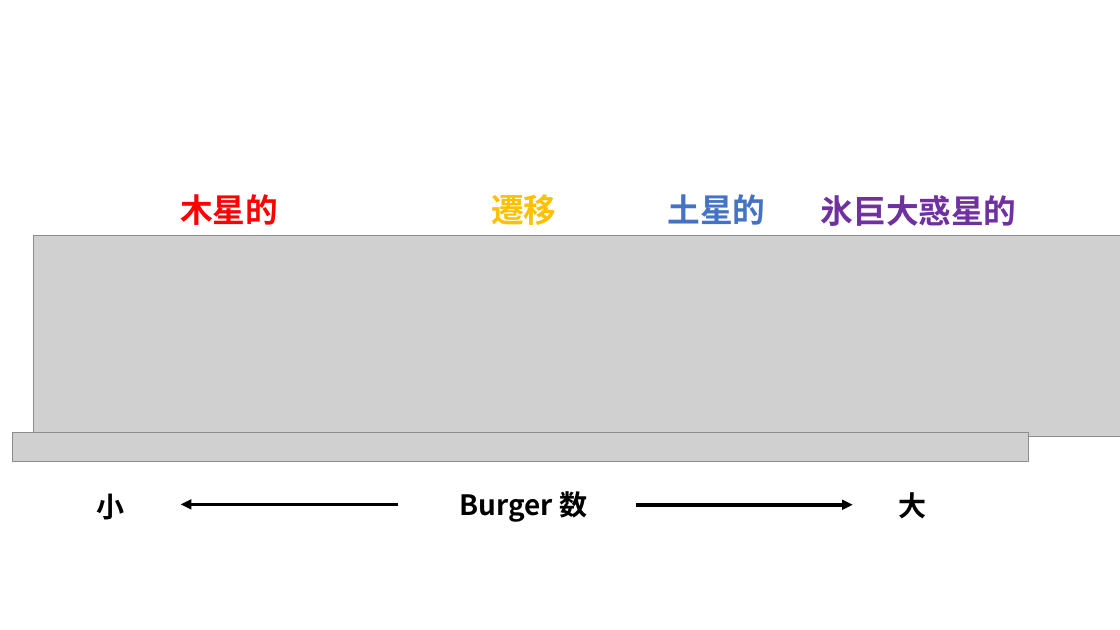
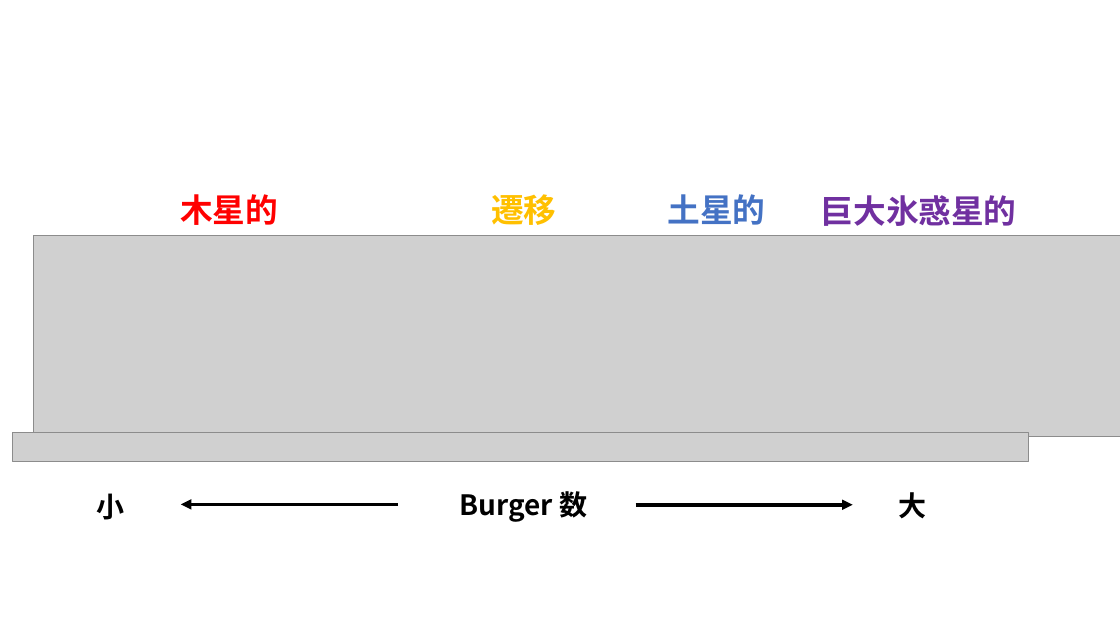
Before and after one commit to rsuzukiMuchi/rsuzuki_Mthesis, a slide deck: slide 2 of ronbun/src/fig/intro/fig4.pptx. Drawn at 1120x630 pixels with LibreOffice and Linux fonts; fonts in the diff are those of the drawing; grey boxes stand for pictures. Boxes give left, top, right and bottom in pixels: in the first picture for what was removed or moved away, otherwise in the second. Text is boxed around its words. In the diff, an @@ line names an element or a change of style, - is before the commit and + after.

```diff
--- a/ronbun/src/fig/intro/fig4.pptx
+++ b/ronbun/src/fig/intro/fig4.pptx
@@ text at (821, 195, 1017, 226): text changed @@
-氷巨大惑星的
+巨大氷惑星的
```
Also in this commit, not shown: 22 other files.
